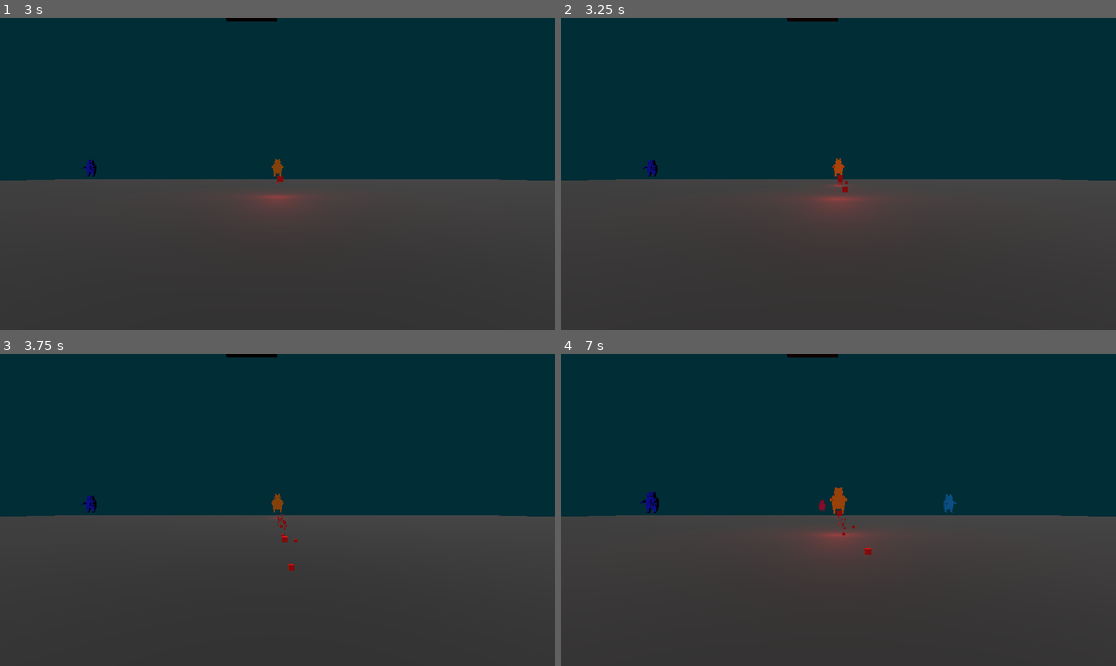
Above: before the commit, frames 1-4 (two rows, left to right).
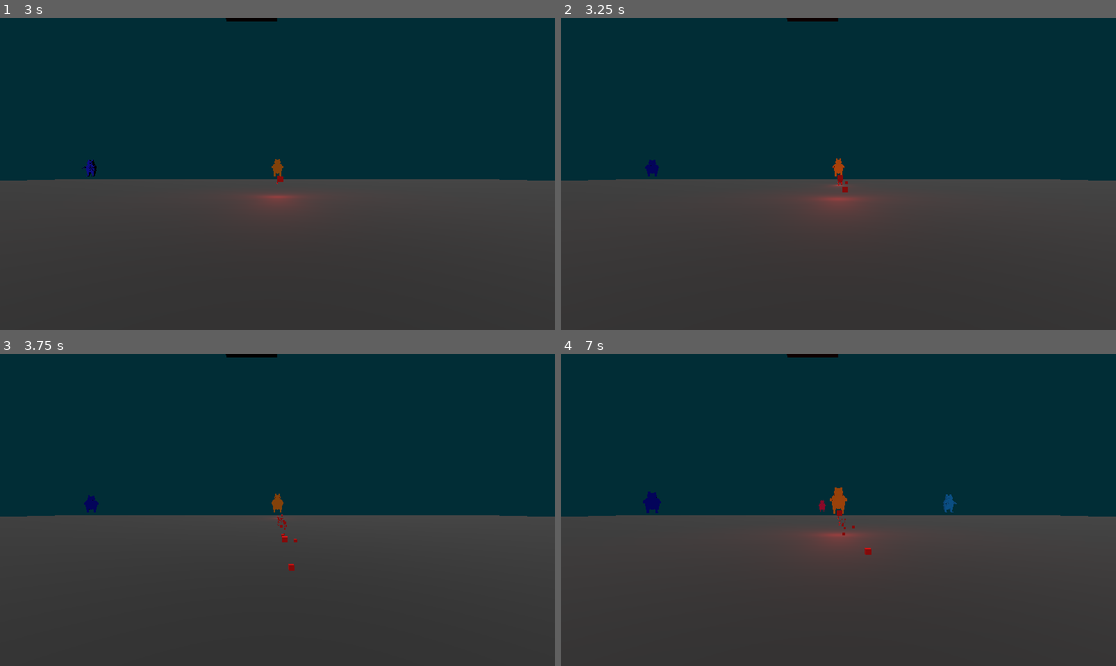
Above: after the commit, the same moments.

Repository: Majsek/Project_BC
Game: Godot game, scene res://scenes/world.tscn
Same seed, same stepped clock (60 frames per second), same inputs: the game is played once before the commit and once after it.
Inputs:
- Up to frame 1 (3 s): tap Enter (ui_accept) at 0.5, 0.77, 1.52, 2.75 s
- Up to frame 2 (3.25 s): tap Enter (ui_accept) at 3.02 s
- Up to frame 3 (3.75 s): no input
- Up to frame 4 (7 s): tap Enter (ui_accept) at 3.77, 4.52, 6.02, 6.77 s

Frame 1 is identical in both runs. In frame 2, less than 0.1% of the frame differs, in the area x 14-18%, y 45-51%; in frame 3, 0.1%; in frame 4, 0.2%, in the area x 14-48%, y 44-52%.

Commit message:
enemy rotates to player

Diff:
--- a/scripts/enemy.gd
+++ b/scripts/enemy.gd
@@ -32,6 +32,12 @@
 
 func followPlayer() -> void:
 	var follow_direction : Vector3 = get_global_position().direction_to(player_.get_global_position())
+	var angle : float = rad_to_deg(Vector3(1, 0, 0).angle_to(Vector3(follow_direction.x, 0, follow_direction.z)))
+	if follow_direction.z > 0 :
+		angle = 360 - angle
+	self.set_rotation_degrees(Vector3(0,angle+90,0))
+
+	print(follow_direction)
 	follow_direction.y = 0
 	set_velocity(follow_direction)
 	if follow_direction != Vector3(0,0,0):
